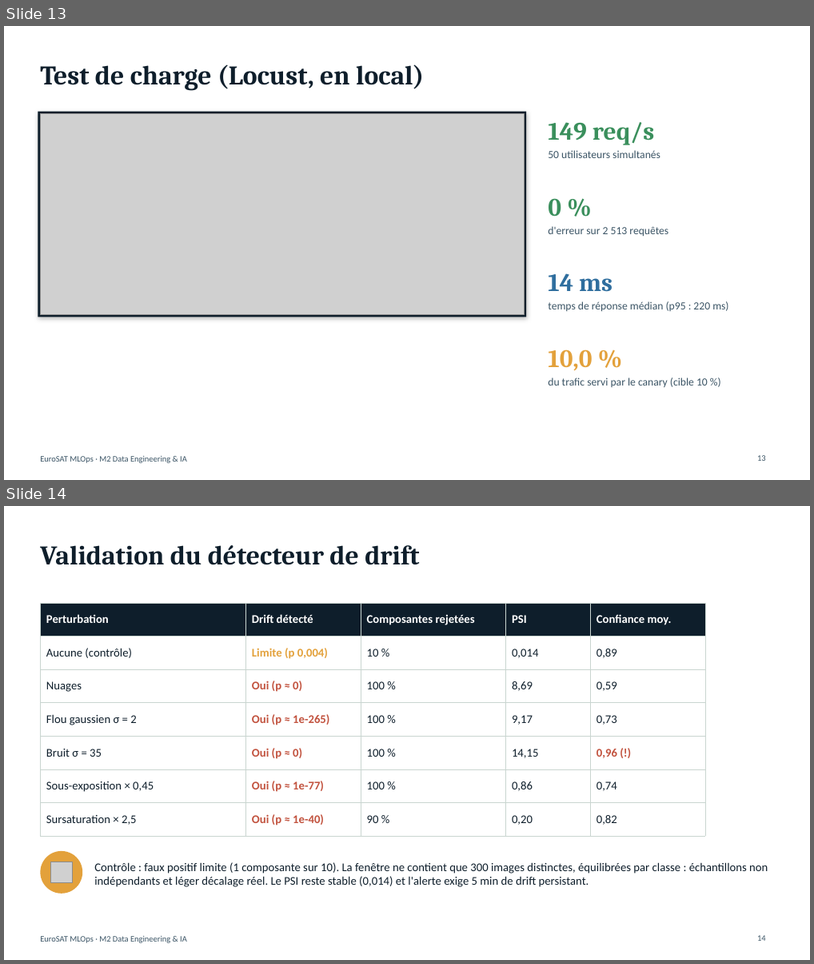
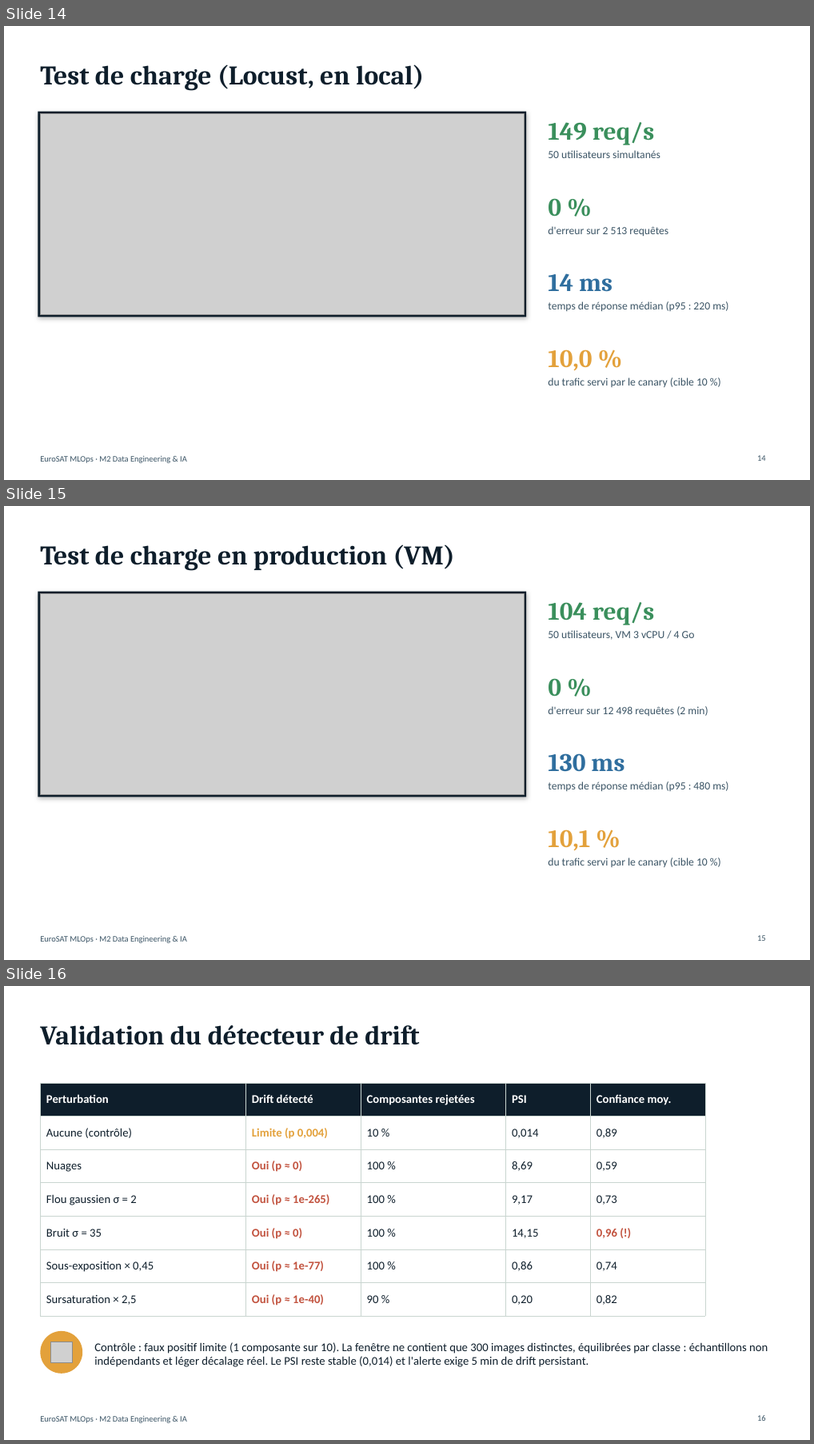
Before and after one commit to nplnguyen/eurosat-mlops, a slide deck: presentation/soutenance-mlops-eurosat.pptx. Shown one above the other, each under a label of ours: slides 13 and 14 before the commit, slides 14, 15 and 16 after it. The pictures are 814x964 and 814x1444 pixels, drawn with LibreOffice and Linux fonts; fonts in the diff are those of the drawing; grey boxes stand for pictures. Boxes give left, top, right and bottom in pixels: in the first picture for what was removed or moved away, otherwise in the second. Text is boxed around its words. In the diff, an @@ line names an element or a change of style, - is before the commit and + after.

Commit message:
Slides : déploiement VM + test de charge en production

```diff
--- a/presentation/soutenance-mlops-eurosat.pptx
+++ b/presentation/soutenance-mlops-eurosat.pptx
@@ slide 15 added at [4,506,810,960], background #FFFFFF; not listed: 1 template element that a slide beside it also shows @@
@@ title added at [40,544,455,571], 32 pt, text #0E1E2B, bold @@
+Test de charge en production (VM)
@@ rectangle added at [38,592,526,797], fill #0E1E2B @@
@@ picture added at [40,594,524,795] @@
@@ text added at [548,602,654,625], 30 pt, text #3A8F5C, bold @@
+104 req/s
@@ text added at [548,630,695,640], 13 pt, text #3C5566 @@
+50 utilisateurs, VM 3 vCPU / 4 Go
@@ text added at [548,678,562,696], 30 pt, text #3A8F5C, bold @@
+0 %
@@ text added at [548,706,708,716], 13 pt, text #3C5566 @@
+d'erreur sur 12 498 requêtes (2 min)
@@ text added at [548,753,625,772], 30 pt, text #2F6E9E, bold @@
+130 ms
@@ text added at [548,781,729,791], 13 pt, text #3C5566 @@
+temps de réponse médian (p95 : 480 ms)
@@ text added at [548,829,590,850], 30 pt, text #E3A13B, bold @@
+10,1 %
@@ text added at [548,857,708,867], 13 pt, text #3C5566 @@
+du trafic servi par le canary (cible 10 %)
@@ page number added at [758,935,766,940], 10 pt, text #3C5566 @@
+15
@@ what was slide 13 is now slide 14 @@
@@ page number at [758,455,766,460]: text changed @@
-13
+14
@@ what was slide 14 is now slide 16 @@
@@ page number at [758,1415,766,1420]: text changed @@
-14
+16
```
Also in this commit, not shown: 3 slides changed, 1 other slide added.
